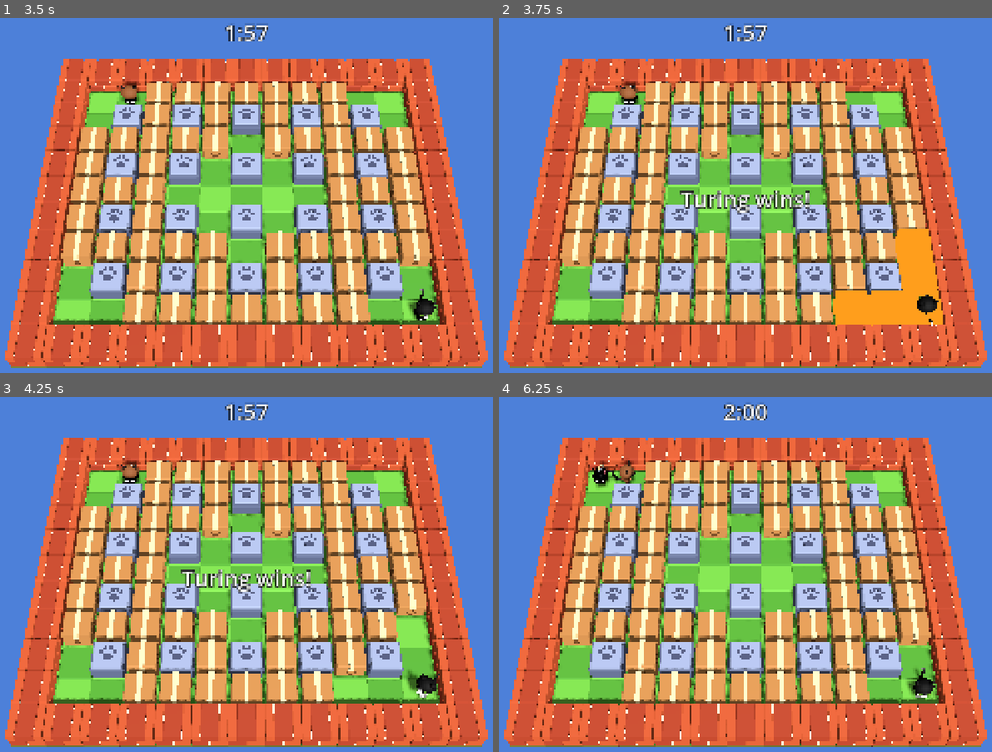
Above: before the commit, frames 1-4 (two rows, left to right).
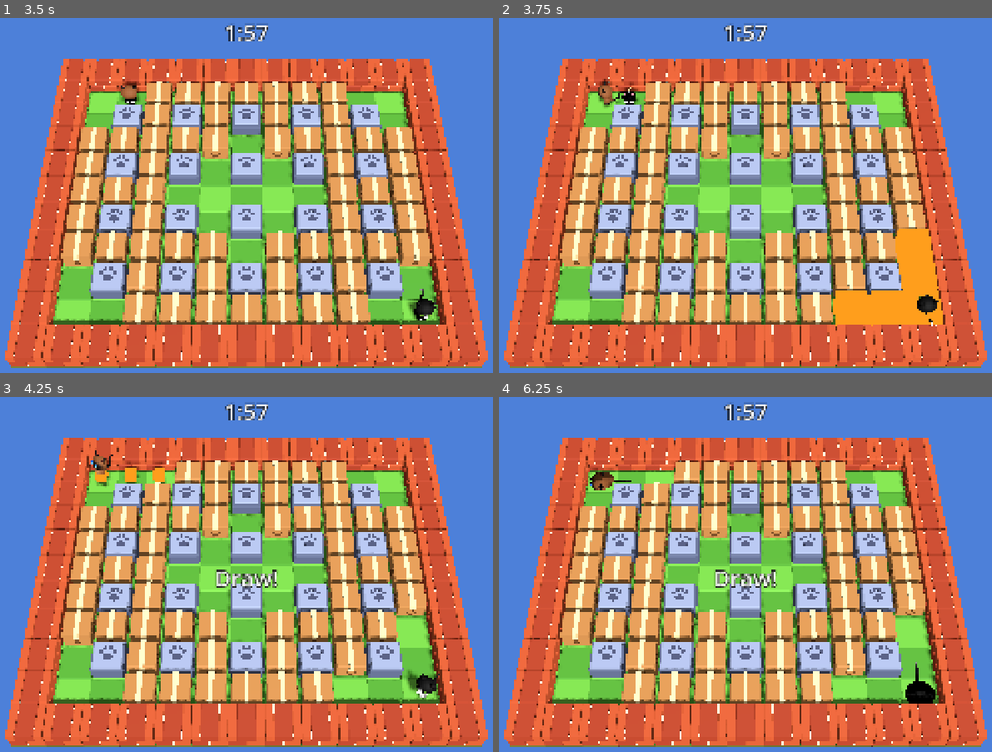
Above: after the commit, the same moments.

Repository: Sifawm/bombercat
Game: Godot game, scene res://presentation/round_view.tscn
Two runs of this game, one before a commit and one after it. Both use one fixed random seed, a clock stepped at 60 frames per second and the inputs below.
Inputs:
- Up to frame 1 (3.5 s): tap Enter at 0.5, 0.6, 1.35, 2.1, 2.85 s; hold D 0.53-1.28 s; tap Space at 0.77, 1.52, 2, 3.02 s; hold S 1.28-2.03 s; hold D 2.03-2.78 s; hold W from 2.78 s (still down)
- Up to frame 2 (3.75 s): release W at 3.53 s; hold A from 3.53 s (still down); tap Enter at 3.6 s
- Up to frame 3 (4.25 s): keep holding A; tap Space at 3.77 s
- Up to frame 4 (6.25 s): tap Enter at 4.35, 5.1, 5.75, 5.85 s; tap Space at 4.52, 6.02 s; release A at 5.03 s; hold S 5.03-5.78 s; hold D from 5.78 s (still down)

Frame 1 is identical in both runs. In frame 2, 1.3% of the frame differs, in the area x 20-64%, y 17-56%; in frame 3, 1.9%; in frame 4, 3.3%, in the area x 17-89%, y 1-87%.

Commit message:
Stage 2 review fixes: Crate layering in Chain Reactions, Draw in a shared Explosion
- Crates reached in a step are destroyed after all of its Bombs detonate
- With one Cat left the Round waits for the Explosions to burn out
- set_move reduces any direction to a unit axis step
- Presentation: walk/idle follow rules steps, win animation is kept
- CONTEXT.md vocabulary: no "fire" or bare "spawn"

Co-Authored-By: Claude Opus 5.5 <noreply@anthropic.com>

Diff:
--- a/game/presentation/round_view.gd
+++ b/game/presentation/round_view.gd
@@ -39,6 +39,8 @@
 var _world: Node3D
 var _cat_nodes: Array[Node3D] = []
 var _cat_animations: Array[AnimationPlayer] = []
+## Whether each Cat moved in the last rules step.
+var _cat_moving: Array[bool] = []
 var _bomb_nodes: Dictionary[Bomb, Node3D] = {}
 var _crate_nodes: Dictionary[Vector2i, Node3D] = {}
 
@@ -57,7 +59,12 @@
 		return
 	for player in _controllers.size():
 		_controllers[player].drive(_round, player)
+	var before: Array[Vector2] = []
+	for cat in _round.cats:
+		before.append(cat.position)
 	_round.step(delta)
+	for player in _round.cats.size():
+		_cat_moving[player] = _round.cats[player].position != before[player]
 
 
 func _process(_delta: float) -> void:
@@ -76,6 +83,7 @@
 	add_child(_world)
 	_cat_nodes.clear()
 	_cat_animations.clear()
+	_cat_moving.clear()
 	_bomb_nodes.clear()
 	_crate_nodes.clear()
 	_result_label.text = ""
@@ -90,16 +98,16 @@
 	for y in _map.size.y:
 		for x in _map.size.x:
 			var tile := Vector2i(x, y)
-			_spawn(FLOORS[(x + y) % 2], tile)
+			_place(FLOORS[(x + y) % 2], tile)
 			match _map.tile_at(tile):
 				MapData.Tile.WALL:
 					var on_border := x == 0 or y == 0 or x == _map.size.x - 1 or y == _map.size.y - 1
-					_spawn(WALL_BRICK if on_border else WALL_PILLAR, tile)
+					_place(WALL_BRICK if on_border else WALL_PILLAR, tile)
 				MapData.Tile.CRATE:
-					_crate_nodes[tile] = _spawn(CRATE, tile)
+					_crate_nodes[tile] = _place(CRATE, tile)
 	for player in CATS.size():
 		var scene: PackedScene = CATS[player].scene
-		var node := _spawn(scene, _round.cats[player].tile())
+		var node := _place(scene, _round.cats[player].tile())
 		node.scale = Vector3.ONE * CAT_SCALE
 		var animations: AnimationPlayer = node.find_children("*", "AnimationPlayer", true, false)[0]
 		for looping: String in ["idle", "walk"]:
@@ -107,9 +115,10 @@
 		animations.play("idle")
 		_cat_nodes.append(node)
 		_cat_animations.append(animations)
-
-
-func _spawn(scene: PackedScene, tile: Vector2i) -> Node3D:
+		_cat_moving.append(false)
+
+
+func _place(scene: PackedScene, tile: Vector2i) -> Node3D:
 	var node: Node3D = scene.instantiate()
 	node.position = _to_world(Vector2(tile))
 	_world.add_child(node)
@@ -142,13 +151,11 @@
 	var cat := _round.cats[player]
 	var node := _cat_nodes[player]
 	var animations := _cat_animations[player]
-	var target := _to_world(cat.position)
-	var moved := not node.position.is_equal_approx(target)
-	node.position = target
+	node.position = _to_world(cat.position)
 	node.rotation.y = atan2(cat.facing.x, cat.facing.y)  # the models face +Z (south)
 	var busy := animations.is_playing() and animations.current_animation in ["place_bomb", "die"]
-	if cat.alive and not busy:
-		animations.play("walk" if moved else "idle")
+	if cat.alive and not busy and not _round.finished:
+		animations.play("walk" if _cat_moving[player] else "idle")
 
 
 ## Scale factor of a Bomb: a throb whose rate depends only on the Fuse left, from 1.5 beats
@@ -160,7 +167,7 @@
 
 
 func _on_bomb_placed(bomb: Bomb) -> void:
-	_bomb_nodes[bomb] = _spawn(BOMB, bomb.tile)
+	_bomb_nodes[bomb] = _place(BOMB, bomb.tile)
 	_cat_animations[bomb.owner].play("place_bomb")
 
 
@@ -168,16 +175,16 @@
 	_bomb_nodes[bomb].queue_free()
 	_bomb_nodes.erase(bomb)
 	for tile in tiles:
-		var fire := MeshInstance3D.new()
-		fire.mesh = preload("res://presentation/explosion_mesh.tres")
-		fire.position = _to_world(Vector2(tile)) + Vector3(0.0, 0.35, 0.0)
-		fire.scale = Vector3.ONE * 0.3
-		_world.add_child(fire)
-		var tween := fire.create_tween()
-		tween.tween_property(fire, "scale", Vector3.ONE, 0.08)
+		var explosion := MeshInstance3D.new()
+		explosion.mesh = preload("res://presentation/explosion_mesh.tres")
+		explosion.position = _to_world(Vector2(tile)) + Vector3(0.0, 0.35, 0.0)
+		explosion.scale = Vector3.ONE * 0.3
+		_world.add_child(explosion)
+		var tween := explosion.create_tween()
+		tween.tween_property(explosion, "scale", Vector3.ONE, 0.08)
 		tween.tween_interval(config.explosion_lifetime - 0.16)
-		tween.tween_property(fire, "scale", Vector3.ZERO, 0.08)
-		tween.tween_callback(fire.queue_free)
+		tween.tween_property(explosion, "scale", Vector3.ZERO, 0.08)
+		tween.tween_callback(explosion.queue_free)
 
 
 func _on_crate_destroyed(tile: Vector2i) -> void:
@@ -192,6 +199,9 @@
 func _on_round_ended(winner: int) -> void:
 	if winner == Round.DRAW:
 		_result_label.text = "Draw!"
+		for player in _round.cats.size():
+			if _round.cats[player].alive:
+				_cat_animations[player].play("idle")
 	else:
 		_result_label.text = "%s wins!" % CATS[winner].name
 		_cat_animations[winner].get_animation("win").loop_mode = Animation.LOOP_LINEAR
--- a/game/rules/round.gd
+++ b/game/rules/round.gd
@@ -25,14 +25,17 @@
 
 var _moves: Array[Vector2i] = []
 var _bomb_requests: Array[bool] = []
+## Crates reached by this step's Explosions. They stay on the Board until every Bomb of the
+## step has detonated, so a Chain Reaction still clears a single layer of Crates.
+var _doomed_crates: Array[Vector2i] = []
 
 
-## `spawn_tiles` holds one Spawn Point per Player.
-func _init(map: MapData, game_config: GameConfig, spawn_tiles: Array[Vector2i]) -> void:
+## `spawn_points` holds one Spawn Point per Player.
+func _init(map: MapData, game_config: GameConfig, spawn_points: Array[Vector2i]) -> void:
 	config = game_config
 	board = Board.new(map)
 	time_left = config.round_time
-	for tile in spawn_tiles:
+	for tile in spawn_points:
 		var cat := CatState.new()
 		cat.position = Vector2(tile)
 		cat.speed = config.cat_speed
@@ -46,7 +49,8 @@
 ## Command: the Player's Cat walks in `direction` (a unit axis vector) until told otherwise;
 ## Vector2i.ZERO stops it.
 func set_move(player: int, direction: Vector2i) -> void:
-	_moves[player] = direction
+	# Reduced to one unit axis step, whatever a controller sends.
+	_moves[player] = Vector2i(signi(direction.x), 0) if direction.x != 0 else Vector2i(0, signi(direction.y))
 
 
 ## Command: the Player's Cat places a Bomb on its Tile at the next step, if it can.
@@ -72,6 +76,10 @@
 		bomb.fuse_left -= delta
 		if bomb.fuse_left <= 0.0:
 			_detonate(bomb)
+	for tile in _doomed_crates:
+		board.destroy_crate(tile)
+		crate_destroyed.emit(tile)
+	_doomed_crates.clear()
 
 	for player in cats.size():
 		if cats[player].alive and board.explosions.has(cats[player].tile()):
@@ -87,10 +95,12 @@
 	for player in cats.size():
 		if cats[player].alive:
 			alive.append(player)
-	# ponytail: the Round ends on the step that leaves at most one Cat alive, so only Cats
-	# killed on the same step share a Draw. Add a short grace period if near-misses feel unfair.
-	if alive.size() <= 1:
-		_finish(alive[0] if alive.size() == 1 else DRAW)
+	# With one Cat left the Round waits for the Explosions to burn out: if they kill that Cat
+	# too, both died in the same Explosion and it is a Draw.
+	if alive.is_empty():
+		_finish(DRAW)
+	elif alive.size() == 1 and board.explosions.is_empty():
+		_finish(alive[0])
 	elif time_left <= 0.0:
 		_finish(DRAW)
 
@@ -128,8 +138,8 @@
 					break
 				tiles.append(tile)
 				if kind == MapData.Tile.CRATE:
-					board.destroy_crate(tile)
-					crate_destroyed.emit(tile)
+					if not _doomed_crates.has(tile):
+						_doomed_crates.append(tile)
 					break
 				if board.bombs.has(tile):
 					pending.append(board.bombs[tile])
--- a/game/tests/test_bombs.gd
+++ b/game/tests/test_bombs.gd
@@ -116,3 +116,25 @@
 	game_round.set_move(1, LEFT)
 	advance(game_round, 1.0)
 	check_eq(events_named("cat_eliminated").size(), 0, "the Explosion is over")
+
+
+func test_chain_reaction_still_clears_one_layer_of_crates() -> void:
+	var config := GameConfig.new()
+	config.bomb_capacity = 2
+	var game_round := make_round(["########", "#S.xx.S#", "########"], config)
+	game_round.place_bomb(0)
+	game_round.set_move(0, RIGHT)
+	advance(game_round, 0.25)
+	game_round.place_bomb(0)  # Bombs on (1, 1) and (2, 1); both Explosions reach the Crate on (3, 1)
+	advance(game_round, 2.8)
+	check_eq(events_named("crate_destroyed"), [["crate_destroyed", Vector2i(3, 1)]], "only the first Crate")
+	check_eq(game_round.board.tile_at(Vector2i(4, 1)), MapData.Tile.CRATE, "the Crate behind it survives")
+	check_eq(game_round.cats[0].active_bombs, 0, "Bomb Capacity is free again")
+
+
+func test_wall_stops_an_explosion_within_range() -> void:
+	var game_round := make_round(["########", "#S#...S#", "#.######", "#.######", "########"])
+	game_round.place_bomb(0)
+	advance(game_round, 3.1)
+	var tiles: Array[Vector2i] = events_named("bomb_detonated")[0][2]
+	check(not tiles.has(Vector2i(2, 1)) and not tiles.has(Vector2i(3, 1)), "nothing at or behind the Wall")
--- a/game/tests/test_movement.gd
+++ b/game/tests/test_movement.gd
@@ -100,3 +100,10 @@
 	game_round.set_move(1, LEFT)
 	advance(game_round, 1.0)
 	check_position(game_round.cats[1], Vector2(2, 1), "stopped next to the Bomb")
+
+
+func test_a_malformed_direction_cannot_push_a_cat_through_a_wall() -> void:
+	var game_round := make_round(CORRIDOR)
+	game_round.set_move(0, Vector2i(-2, 3))
+	advance(game_round, 0.5)
+	check_position(game_round.cats[0], Vector2(1, 1), "treated as LEFT, into the Wall")
--- a/game/tests/test_round.gd
+++ b/game/tests/test_round.gd
@@ -8,6 +8,8 @@
 	var game_round := make_round(CORRIDOR)
 	game_round.place_bomb(0)
 	advance(game_round, 3.1)
+	check_eq(events_named("round_ended").size(), 0, "not decided while the Explosion is still lethal")
+	advance(game_round, 0.5)
 	check_eq(events_named("round_ended"), [["round_ended", 1]], "Player 1 wins")
 	check(game_round.finished, "finished")
 
@@ -17,6 +19,16 @@
 	game_round.place_bomb(0)
 	advance(game_round, 3.1)
 	check_eq(events_named("cat_eliminated").size(), 2, "both Cats died")
+	check_eq(events_named("round_ended"), [["round_ended", Round.DRAW]], "Draw")
+
+
+func test_walking_into_the_explosion_that_killed_the_other_cat_is_a_draw() -> void:
+	var game_round := make_round(["#######", "#S..S.#", "#######"])
+	game_round.place_bomb(0)
+	advance(game_round, 3.1)  # Player 0 died; Player 1 at (4, 1) is one Tile outside Range
+	game_round.set_move(1, LEFT)
+	advance(game_round, 0.5)
+	check_eq(events_named("cat_eliminated").size(), 2, "both Cats died in that Explosion")
 	check_eq(events_named("round_ended"), [["round_ended", Round.DRAW]], "Draw")
 
 
@@ -33,7 +45,7 @@
 func test_a_finished_round_ignores_further_steps() -> void:
 	var game_round := make_round(CORRIDOR)
 	game_round.place_bomb(0)
-	advance(game_round, 3.1)
+	advance(game_round, 3.6)
 	game_round.set_move(1, LEFT)
 	advance(game_round, 1.0)
 	check_position(game_round.cats[1], Vector2(7, 1), "the winner no longer moves")
Not shown: 1 places in game/presentation/explosion_mesh.tres that only renumber resources
